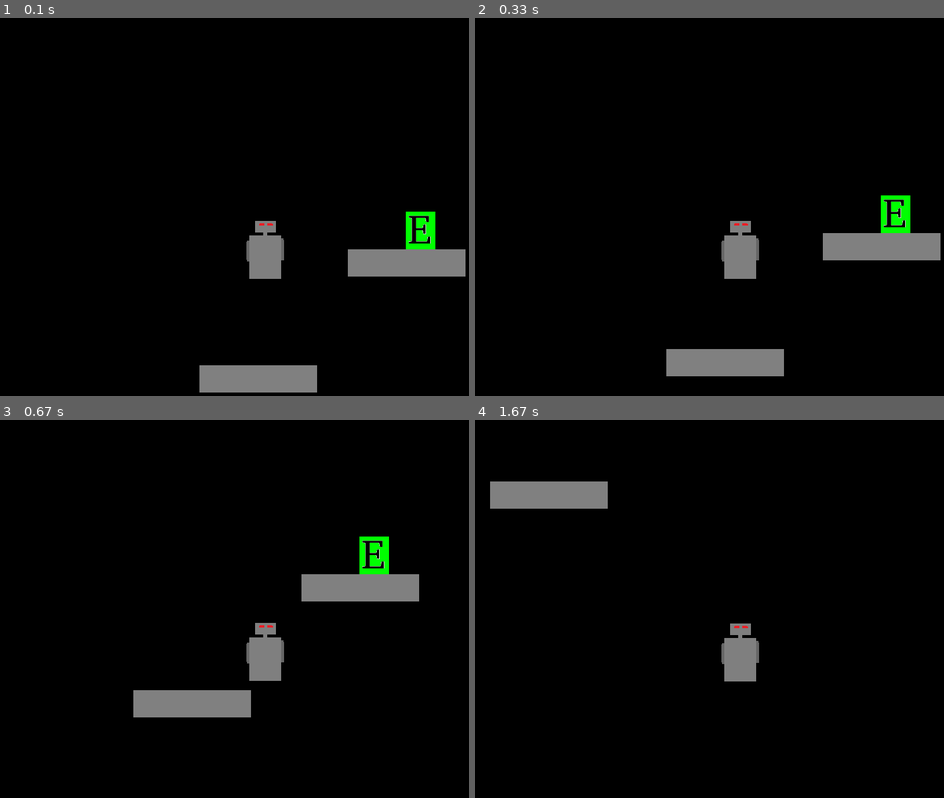
Above: before the commit, frames 1-4 (two rows, left to right).
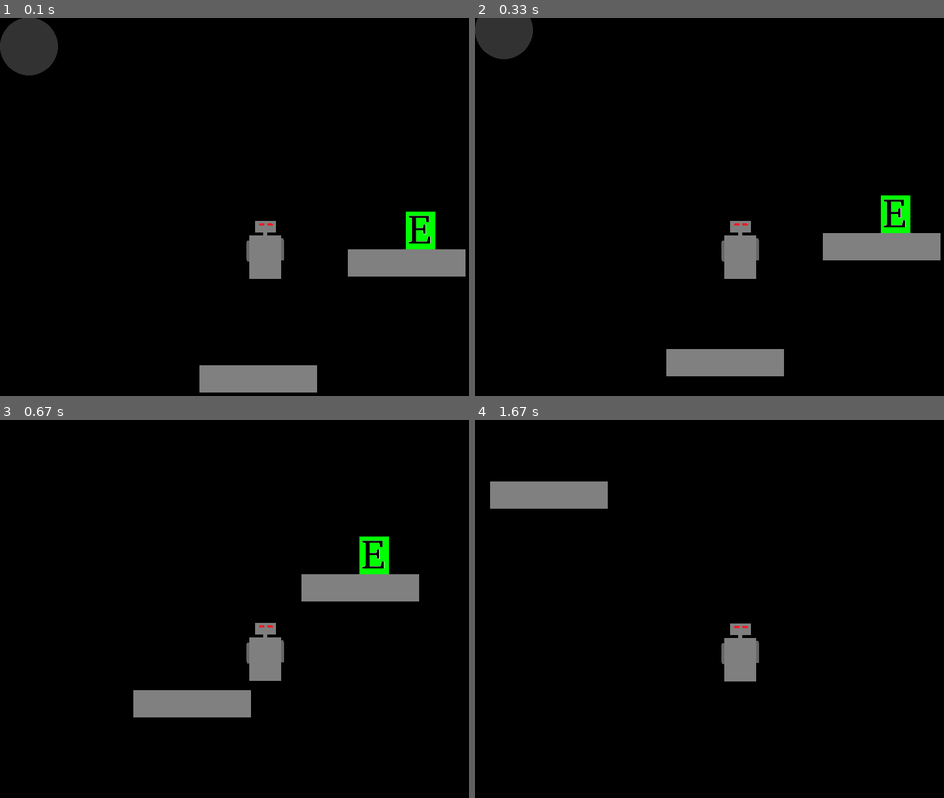
Above: after the commit, the same moments.

Repository: andrew-karppinen/pygame-simple-object
Game: pygame game, started from example.py
The game is run twice, just before and just after one commit, with the same random seed, the same clock (stepped at 60 frames per second) and the same inputs.
Inputs:
- Up to frame 1 (0.1 s): no input
- Up to frame 2 (0.33 s): no input
- Up to frame 3 (0.67 s): hold Right from 0.33 s (still down)
- Up to frame 4 (1.67 s): release Right at 0.8 s; hold Up 0.83-1.13 s; hold Right 1.17-1.63 s

The runs differ from the first frame. In frame 1, 1.5% of the frame differs, in the area x 0-13%, y 0-16%; in frame 2, 1.1%; in frame 3, nothing differs; in frame 4, nothing differs.

Commit message:
update CameraMoving system, created coordinate system(unfinished)

Diff:
--- a/PygameSimpleObject/object_class.py
+++ b/PygameSimpleObject/object_class.py
@@ -32,15 +32,30 @@
         self.collision_objects_ = []
         self.other_objects_ = []
 
+        self.coordinate_x_ = 0 #moving coordinate system
+        self.coordinate_y_ = 0
+
+
+
+
+
+    def ReturnCoordinate(self,x,y):
+        #moving coordinate system
+        #return screen coordinatte
+
+        x = opposite(x)
+        y = opposite(y)
+
+        return(opposite(x-self.coordinate_x_), opposite(y - self.coordinate_y_))
+
+
+
 
     def AddCamera(self,objectslist: list):
         self.other_objects_ = objectslist
 
-
-
     #test moving methods
     #camera follow object
-
     def CameraMoveX(self,distance: int):
         if distance > 0:
             number = -1
@@ -55,6 +70,8 @@
 
             for i in range(len(self.other_objects_)): #move
                 self.other_objects_[i].position_x_ += number
+        for i in range(abs(distance)):
+            self.coordinate_x_ += number
 
 
     def CameraMoveY(self,distance: int):
@@ -73,6 +90,10 @@
 
             for i in range(len(self.other_objects_)): #move
                 self.other_objects_[i].position_y_ += number
+
+        for i in range(abs(distance)):
+            self.coordinate_y_ += number
+
 
 
 
@@ -134,9 +155,7 @@
 
 
     def Jump(self): #method makes jump
-
         if self.jump_mode_ != 0:
-
             if self.jump_mode_ == 1: #jumps only if the object is above another object
                 if self.gravity_speed_ > 0:
                     self.position_y_ += 1
@@ -150,7 +169,7 @@
                         self.gravity_value_ = self.jump_strength_
                         self.position_y_ += 1 #cancel move
 
-            elif self.jump_mode_ == 2:
+            elif self.jump_mode_ == 2: #jump in any case
                 if self.gravity_speed_ > 0:
                     self.gravity_value_ = opposite(self.jump_strength_)
                 else:
--- a/example.py
+++ b/example.py
@@ -36,6 +36,7 @@
 ylos = False
 alas = False
 
+
 while True: #main loop
     #event lopp
     for tapahtuma in pygame.event.get():
@@ -58,7 +59,7 @@
         if tapahtuma.type == pygame.QUIT:
             exit()
 
-
+    #print(robotti.jump_collision_mode_)
     if oikealle:
         robotti.CameraMoveX(4)
     if vasemmalle:
@@ -77,10 +78,13 @@
 
     robotti.Gravity()
 
+
+
+
     if CollisionCheck(robotti,maali): #if two object collision
 
-        robotti.position_x_ = 200
-        robotti.position_y_ = 100
+        robotti.position_x_,robotti.position_y_ = 100,100
+
 
     #draw all
     naytto.fill((0,0,0))
@@ -88,6 +92,7 @@
     naytto.blit(taso.image_,(taso.position_x_,taso.position_y_))
     naytto.blit(taso2.image_,(taso2.position_x_,taso2.position_y_))
     naytto.blit(maali.image_,(maali.position_x_,maali.position_y_))
+    pygame.draw.circle(naytto,(50,50,50),robotti.ReturnCoordinate(50,50),50)
 
     pygame.display.flip() #update screen
 
